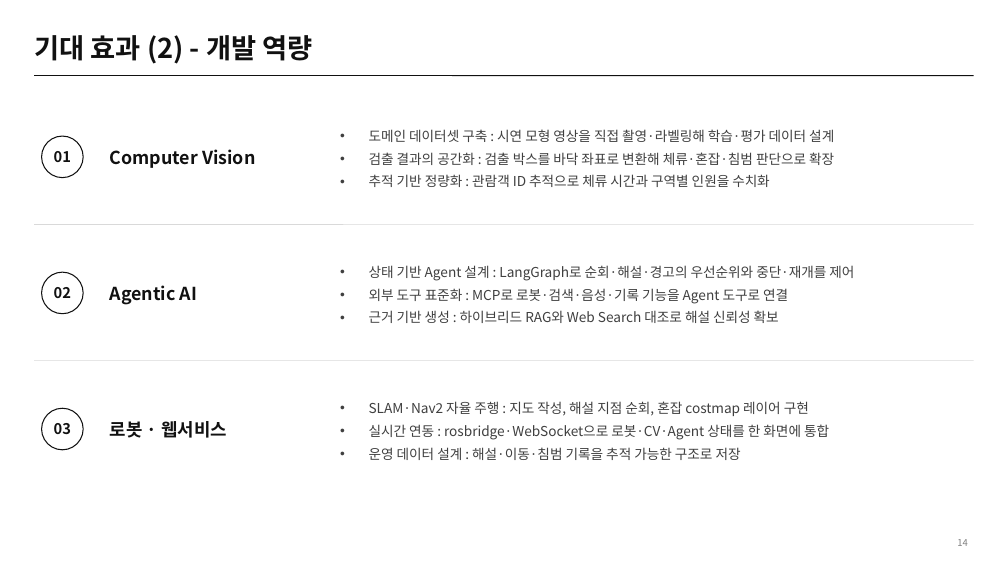
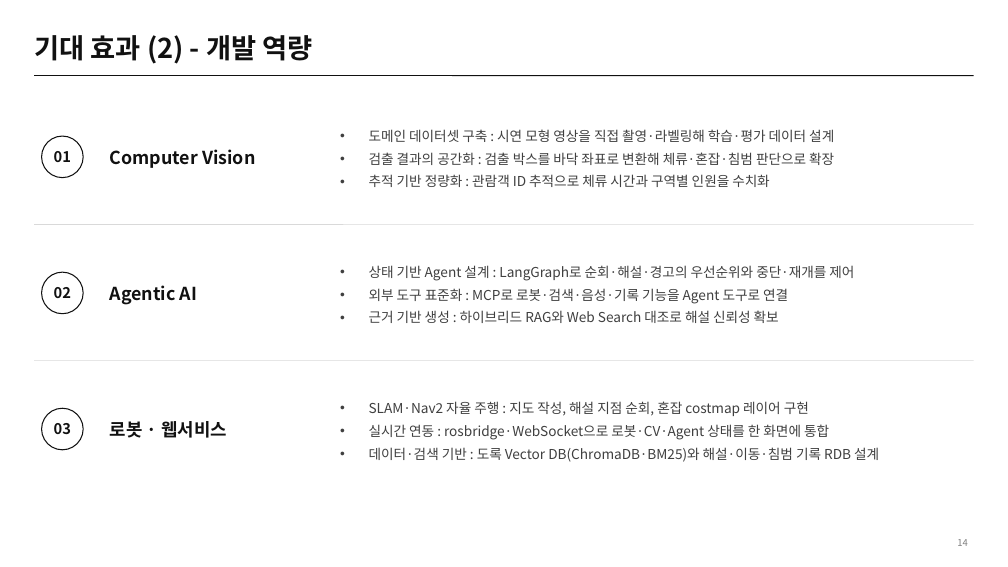
Before and after one commit to selkis4u/smart-museum-aiagent, a slide deck: slide 14 of docs/proposal/3조_박물관_자율순회_전시해설_플랫폼_기획서_v0.9.pptx. Drawn at 1008x567 pixels with LibreOffice and Linux fonts; fonts in the diff are those of the drawing. Boxes give left, top, right and bottom in pixels: in the first picture for what was removed or moved away, otherwise in the second. Text is boxed around its words. In the diff, an @@ line names an element or a change of style, - is before the commit and + after.

```diff
--- a/docs/proposal/3조_박물관_자율순회_전시해설_플랫폼_기획서_v0.9.pptx
+++ b/docs/proposal/3조_박물관_자율순회_전시해설_플랫폼_기획서_v0.9.pptx
@@ text at (369, 447, 879, 462): text changed @@
-• 운영 데이터 설계 : 해설·이동·침범 기록을 추적 가능한 구조로 저장
+• 데이터·검색 기반 : 도록 Vector DB(ChromaDB·BM25)와 해설·이동·침범 기록 RDB 설계
```
Also in this commit, not shown: 4 other slides changed.
